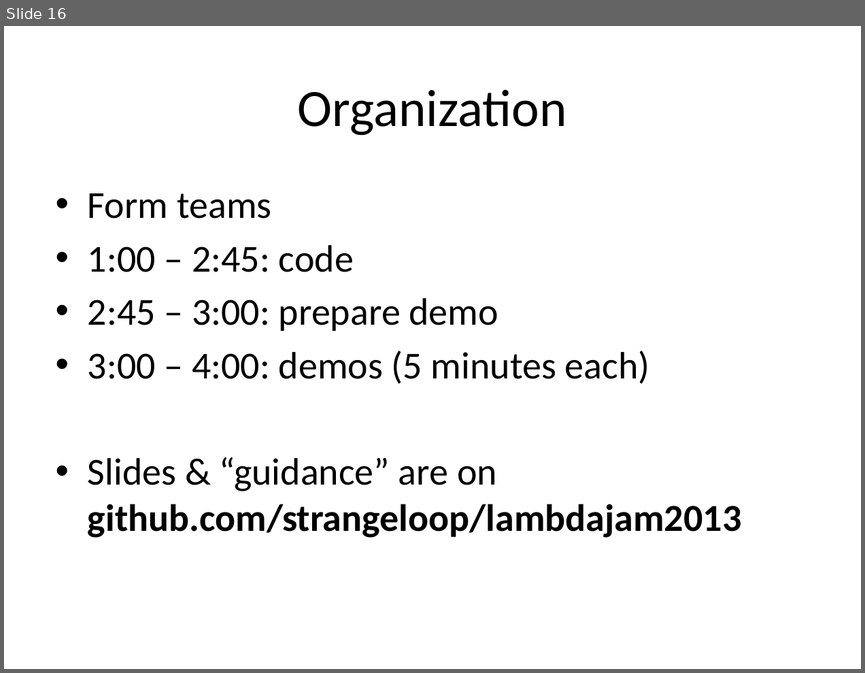
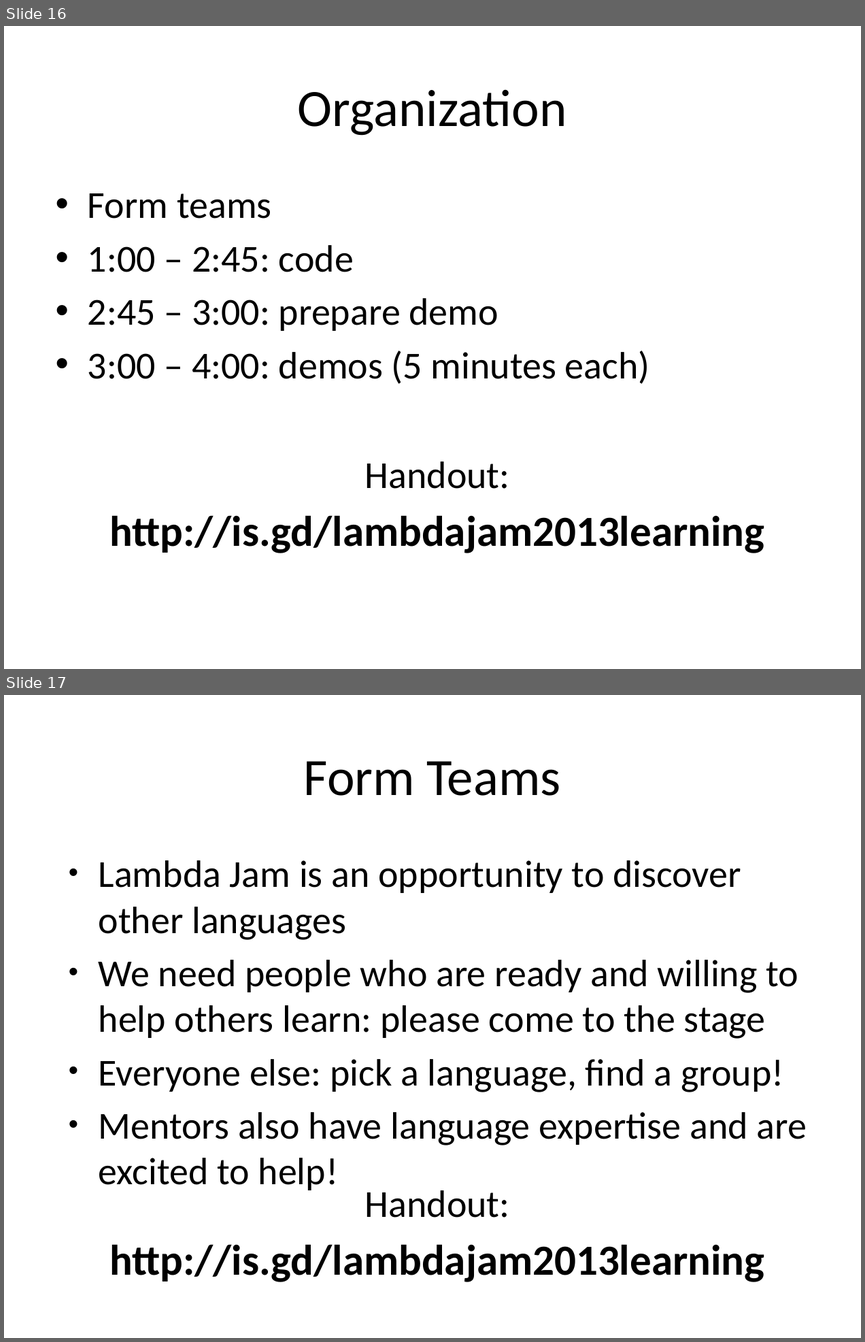
Before and after one commit to strangeloop/lambdajam2013, a slide deck: jams/learning/Machine Learning Jam.pptx. Shown one above the other, each under a label of ours: slide 16 before the commit, slides 16 and 17 after it. The pictures are 865x673 and 865x1342 pixels, drawn with LibreOffice and Linux fonts; fonts in the diff are those of the drawing. Boxes give left, top, right and bottom in pixels: in the first picture for what was removed or moved away, otherwise in the second. Text is boxed around its words. In the diff, an @@ line names an element or a change of style, - is before the commit and + after.

```diff
--- a/jams/learning/Machine Learning Jam.pptx
+++ b/jams/learning/Machine Learning Jam.pptx
@@ slide 17 added at (4,695,861,1338), background #FFFFFF @@
@@ title added at (304,761,560,796), 44 pt, text #000000 @@
+Form Teams
@@ text added at (99,860,806,1190), 32 pt, text #000000 @@
+• Lambda Jam is an opportunity to discover other languages
+• We need people who are ready and willing to help others learn: please come to the stage
+• Everyone else: pick a language, find a group!
+• Mentors also have language expertise and are excited to help!
@@ text added at (109,1190,764,1282), 36 pt, text #000000, bold @@
+Handout:
+http://is.gd/lambdajam2013learning
@@ slide 16 changed as well @@
@@ text at (88,456,742,537): paragraph removed @@
-• Slides & “guidance” are on github.com/strangeloop/lambdajam2013
@@ text added at (109,461,764,553), 36 pt, text #000000, bold @@
+Handout:
+http://is.gd/lambdajam2013learning
```
Also in this commit, not shown: 15 other slides changed, 3 other slides added, 1 slide removed, 1 other file.
